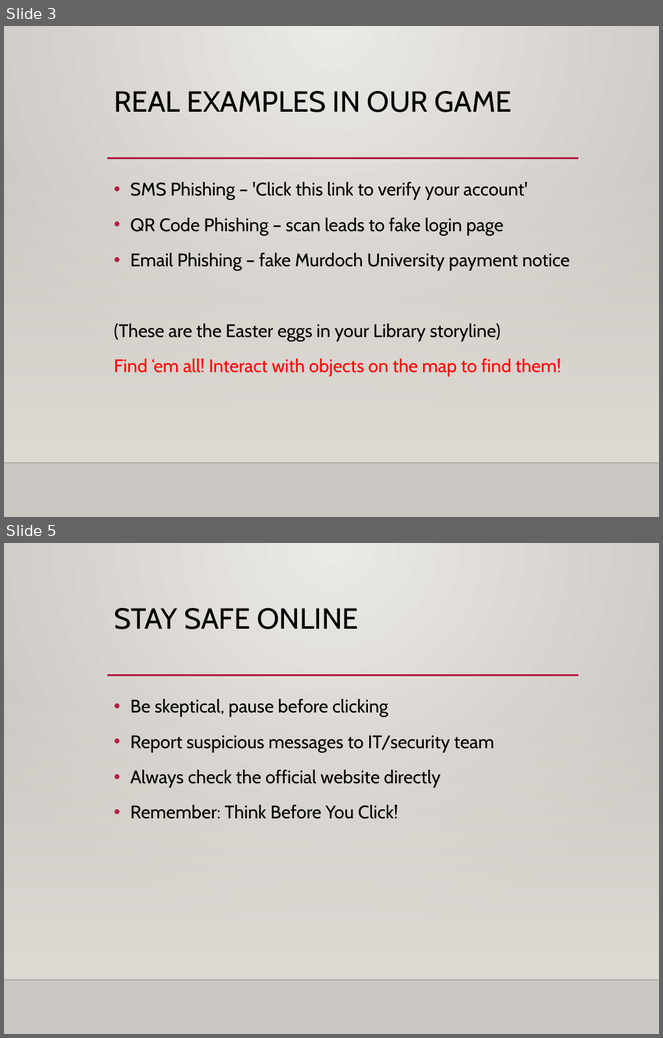
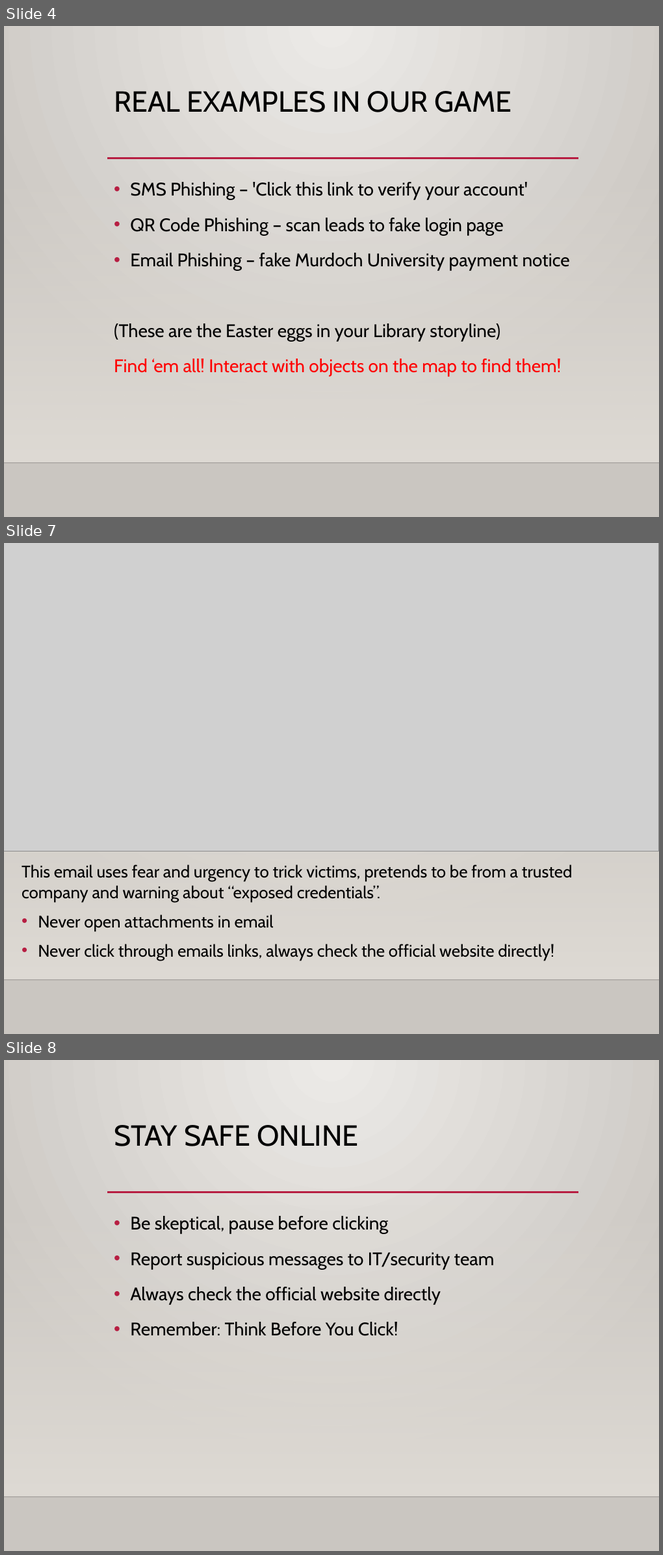
Before and after one commit to zoldyckd/cyberrangers, a slide deck: public/websitepopup/Phishing.pptx. Shown one above the other, each under a label of ours: slides 3 and 5 before the commit, slides 4, 7 and 8 after it; the slides between them are not shown. The pictures are 663x1038 and 663x1555 pixels, drawn with LibreOffice and Linux fonts; fonts in the diff are those of the drawing; grey boxes stand for pictures; background and template pictures are left out. Boxes give left, top, right and bottom in pixels: in the first picture for what was removed or moved away, otherwise in the second. Text is boxed around its words. In the diff, an @@ line names an element or a change of style, - is before the commit and + after.

```diff
--- a/public/websitepopup/Phishing.pptx
+++ b/public/websitepopup/Phishing.pptx
@@ slide 7 added at (x1=4, y1=543, x2=659, y2=1034), background gradient #ECEAE7 to #CAC7C1; not listed: 2 template elements that a slide beside it also shows @@
@@ picture added at (x1=4, y1=543, x2=659, y2=852) @@
@@ text added at (x1=22, y1=865, x2=573, y2=960), 18.5 pt, text #000000 @@
+This email uses fear and urgency to trick victims, pretends to be from a trusted company and warning about “exposed credentials”.
+• Never open attachments in email
+• Never click through emails links, always check the official website directly!
@@ what was slide 3 is now slide 4 @@
@@ what was slide 5 is now slide 8 @@
```
Also in this commit, not shown: 1 slide changed, 2 other slides added, 2 other files.
